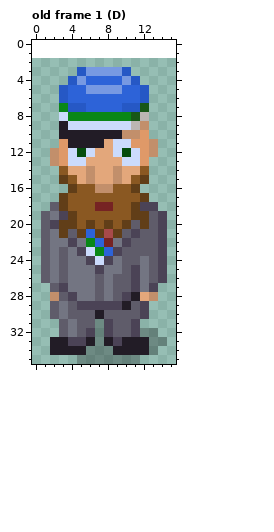
Two versions of one pixel-art file, art/cfe-ksv-sass.aseprite. That is the earlier state.
16x34 pixels, 37 frames. Shown: old frame 1 (D). The old version is drawn lined up with the new one, on the new canvas. The commit also changed other frames, which this record leaves out.
New version:
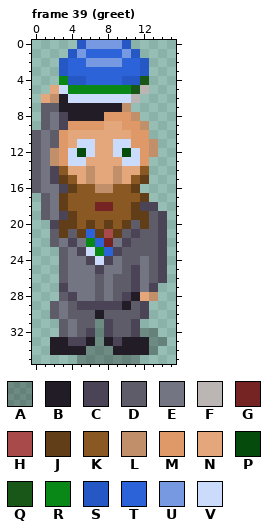
Palette (. is transparent): A #00000046  B #221c26  C #4b4356  D #5f5c6a  E #737582  F #bbb6b3  G #762323  H #a84a4a  J #613e18  K #8a5822  L #c28f6b  M #df9968  N #e3a77b  P #054c0c  Q #185717  R #098717  S #2658c5  T #2d63d8  U #7799e2  V #cbdbfc
A new or re-ordered frame is compared with the old frame closest to it.
Change:
canvas 16x34 -> 16x36, the old top-left corner now at 0,2
frames 37 -> 39
Frame 39 (greet) is new; against old frame 1 (D):
y 0: x 5..10 ...... -> SUUUUS
y 1: x 4..11 ........ -> SUTTTTUS
y 2: x 3..12 .......... -> STTUUUUTTS
y 3: x 3..12 ..SUUUUS.. -> STTTTTTTTS
y 4: x 3 . -> R; x 5 U -> S; x 10 U -> S; x 12 . -> Q
y 5: x 2..12 .STTUUUUTTS -> NVRRRRRRRQF
y 6: x 1..12 ..STTTTTTTTS -> NLBVVVVVVVF.
y 7: x 1..12 ..RSSTTTTSSQ -> DDBBBBBBBL..
y 8: x 1..12 ..VRRRRRRRQF -> DECBBBBMMML.
y 9: x 1..11 ..BVVVVVVVF -> DECMMMMNNMM
y 10: x 0..11 ...BBBBBBBLL -> DEDMNNNNNNNM
y 11: x 0..2 ... -> DED; x 4..7 BBBB -> NVVN
y 12..13: x 0..1 .. -> DE
y 14..15: x 0..2 ... -> DEC
y 16: x 0..3 .... -> DEEC
y 17: x 1..2 .. -> DE
y 18: x 1..2 .D -> DE
y 20: x 1 D -> .
y 21..22: x 1..2 DE -> .D
y 23..26: x 1..2 DE -> ..
y 27: x 2 D -> .
y 28: x 2 L -> .
